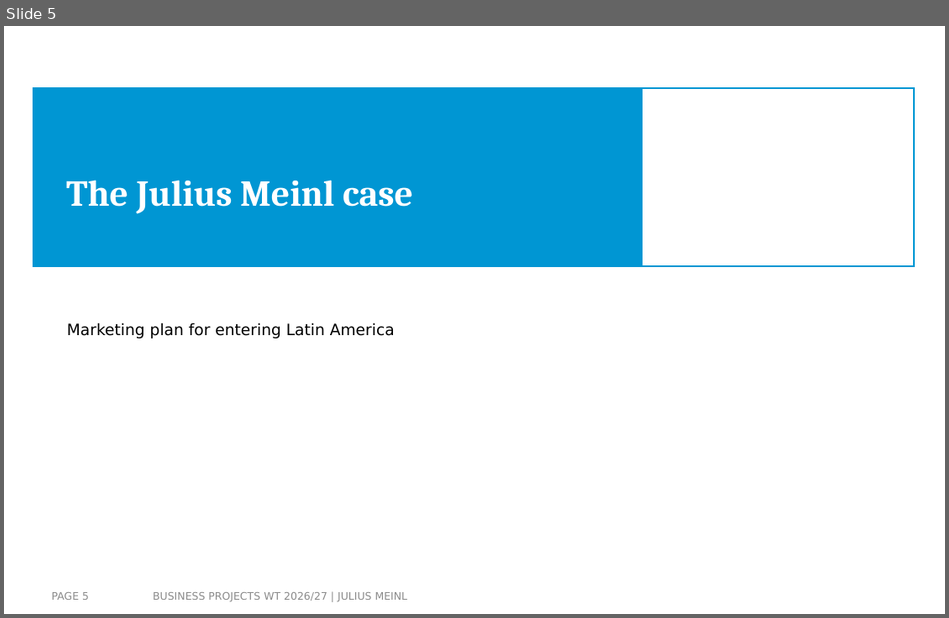
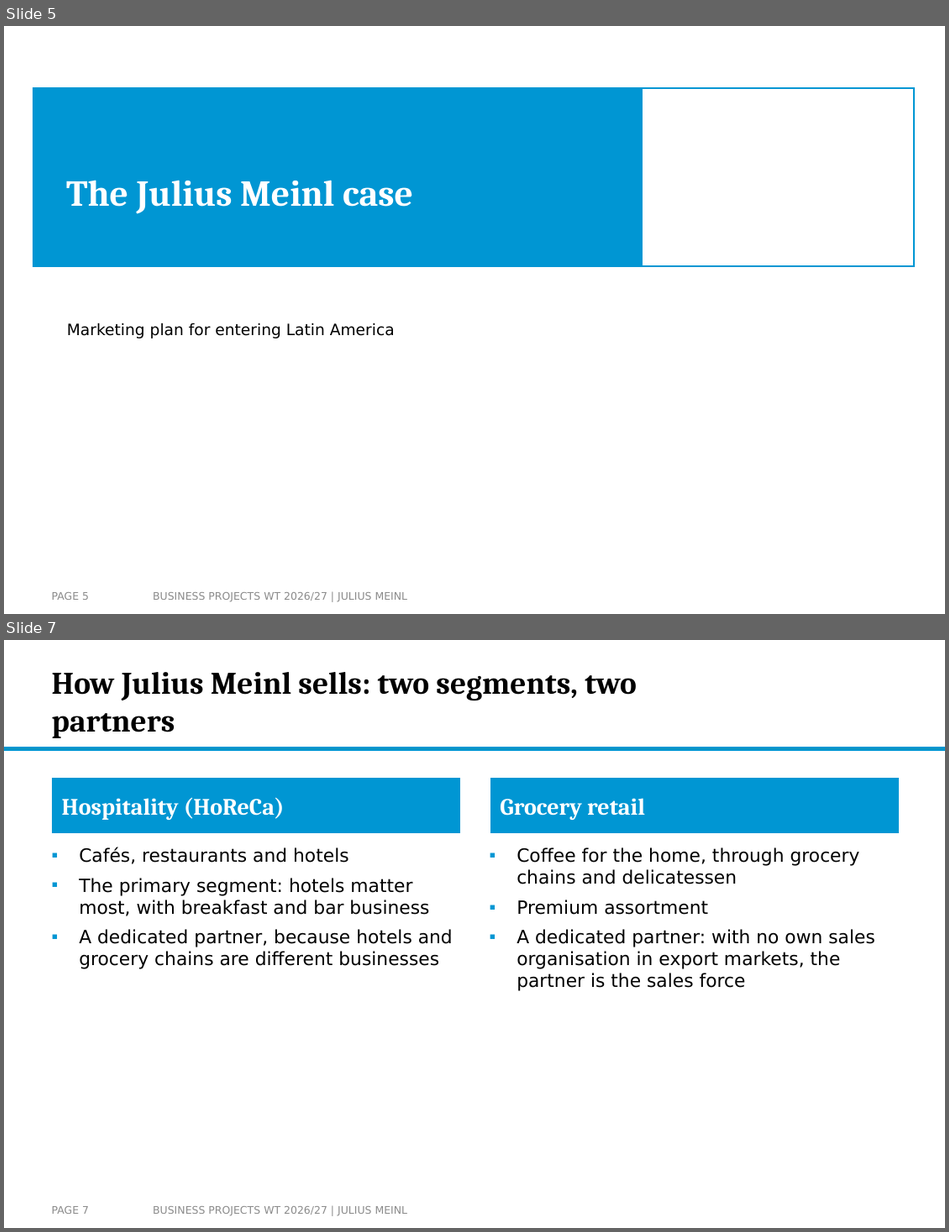
Before and after one commit to arnefloh-wu/ib-business-projects, a slide deck: WT26-27/Business Projects WT26-27 Slides.pptx. Shown one above the other, each under a label of ours: slide 5 before the commit, slides 5 and 7 after it; the slides between them are not shown. The pictures are 949x618 and 949x1232 pixels, drawn with LibreOffice and Linux fonts; fonts in the diff are those of the drawing; background and template pictures are left out. Boxes give left, top, right and bottom in pixels: in the first picture for what was removed or moved away, otherwise in the second. Text is boxed around its words. In the diff, an @@ line names an element or a change of style, - is before the commit and + after.

```diff
--- a/WT26-27/Business Projects WT26-27 Slides.pptx
+++ b/WT26-27/Business Projects WT26-27 Slides.pptx
@@ slide 7 added at <box>4,640,945,1228</box>, background #FFFFFF @@
@@ title added at <box>52,672,637,738</box>, 24 pt, text #000000, bold @@
+How Julius Meinl sells: two segments, two partners
@@ rectangle added at <box>4,748,945,750</box>, fill #0C94B7, outline #0096D3 1 pt @@
@@ text added at <box>52,779,459,833</box>, fill #0096D3, outline #0096D3 1 pt, 18 pt, text #FFFFFF, bold @@
+Hospitality (HoReCa)
@@ text added at <box>490,779,898,833</box>, fill #0096D3, outline #0096D3 1 pt, 18 pt, text #FFFFFF, bold @@
+Grocery retail
@@ text added at <box>79,847,453,969</box>, 14 pt, text #000000 @@
+▪ Cafés, restaurants and hotels
+▪ The primary segment: hotels matter most, with breakfast and bar business
+▪ A dedicated partner, because hotels and grocery chains are different businesses
@@ text added at <box>516,847,875,991</box>, 14 pt, text #000000 @@
+▪ Coffee for the home, through grocery chains and delicatessen
+▪ Premium assortment
+▪ A dedicated partner: with no own sales organisation in export markets, the partner is the sales force
@@ page number added at <box>52,1206,89,1214</box>, 8 pt, text #8C8C8C @@
+PAGE 7
@@ text added at <box>153,1206,408,1216</box>, 8 pt, text #8C8C8C @@
+BUSINESS PROJECTS WT 2026/27 | JULIUS MEINL
```
Also in this commit, not shown: 3 slides changed, 1 other slide added, 1 slide removed, 1 other file.
